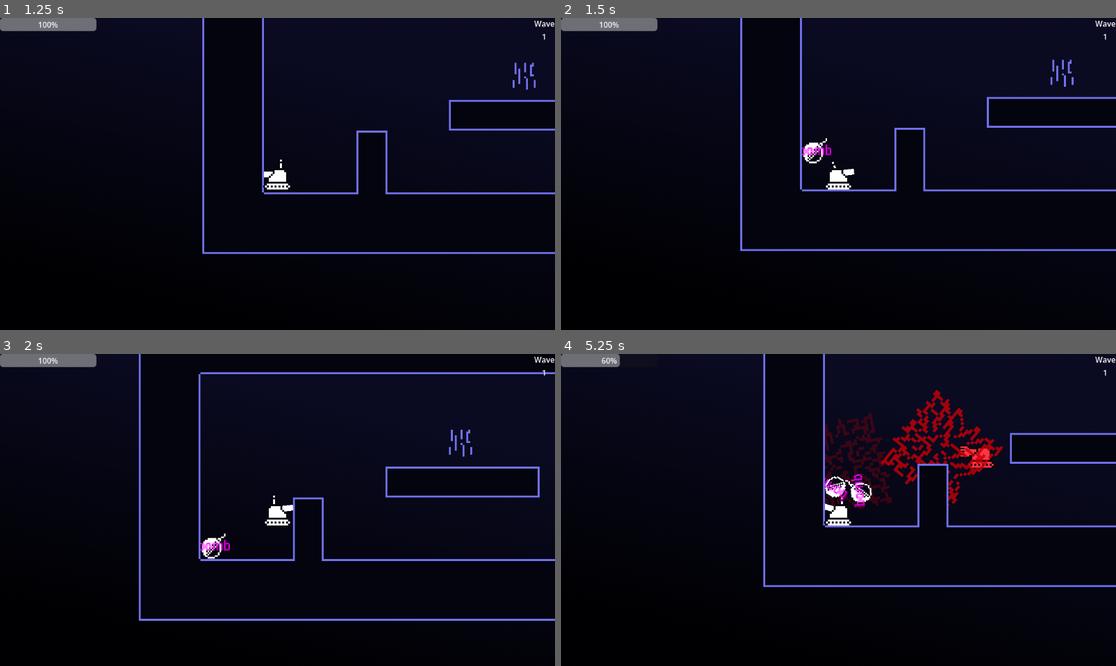
Above: before the commit, frames 1-4 (two rows, left to right).
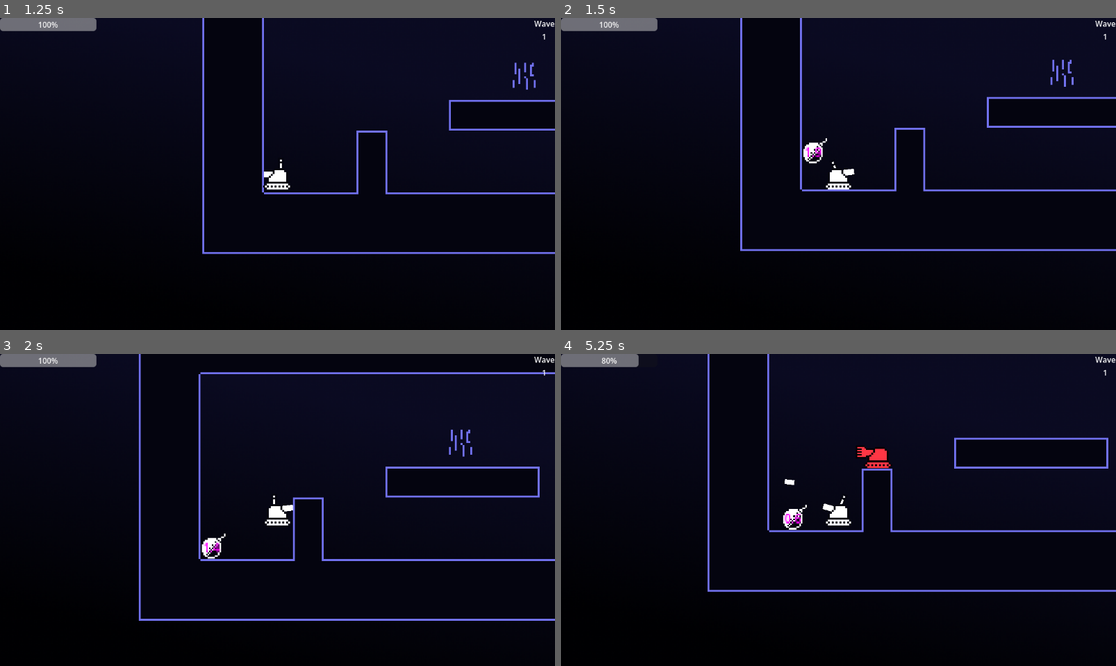
Above: after the commit, the same moments.

Repository: mrSerious195/arenagame
Game: Godot game, scene res://main.tscn
Two runs of this game, one before a commit and one after it. Both use one fixed random seed, a clock stepped at 60 frames per second and the inputs below.
Inputs (mouse positions are in pixels of both pictures, inside the frame that each line leads up to):
- Up to frame 1 (1.25 s): click "start game" at 0.5 s
- Up to frame 2 (1.5 s): move the mouse to (960, 158) at 1.27 s; hold D (right) from 1.28 s (still down); tap E (drop_bomb) at 1.35 s
- Up to frame 3 (2 s): keep holding D (right); tap W (up) at 1.52 s; click (399, 494) at 1.55 s
- Up to frame 4 (5.25 s): move the mouse to (727, 525) at 2.02 s; click (727, 525) at 2.1 s; tap W (up) at 2.27, 3.77, 4.52 s; tap E (drop_bomb) at 2.3, 2.85, 3.8, 4.35 s; move the mouse to (894, 441) at 2.77 s; release D (right) at 2.78 s; hold A (left) 2.78-3.53 s; click (894, 441) at 3.05 s; move the mouse to (810, 572) at 3.52 s; hold D (right) 3.53-5.03 s; click (810, 572) at 3.6 s; move the mouse to (1005, 556) at 4.27 s; click (1005, 556) at 4.55 s; move the mouse to (672, 463) at 5.02 s; hold A (left) from 5.03 s (still down); click (672, 463) at 5.1 s

Frame 1 is identical in both runs. In frame 2, 0.1% of the frame differs, in the area x 43-49%, y 40-45%; in frame 3, 0.1%; in frame 4, 8.0%, in the area x 7-100%, y 0-77%.

Commit message:
added cooldown

Diff:
--- a/scenes/ActionObjects/bomb.gd
+++ b/scenes/ActionObjects/bomb.gd
@@ -12,12 +12,14 @@
 	explosionsize=$Explosion.scale
 	$Explosion.scale=Vector2.ZERO
 	$Explosion.visible=false
-	get_tree().create_timer(fuse).timeout.connect(explode)
+	$Timer.start(fuse)
+	$Timer.timeout.connect(explode)
 
 
 # Called every frame. 'delta' is the elapsed time sincewa the previous frame.
 func _process(delta: float) -> void:
-	pass
+	$Bomb/Node2D/Label.text=str($Timer.time_left).pad_decimals(1)
+	$Bomb/Node2D.rotation=-rotation
 
 func explode()->void:
 	$Explosion.visible=true
--- a/scenes/ActionObjects/bomb.tscn
+++ b/scenes/ActionObjects/bomb.tscn
@@ -23,16 +23,27 @@
 scale = Vector2(3.0625, 3.25)
 texture = ExtResource("1_j12o6")
 
-[node name="Label" type="Label" parent="Bomb" unique_id=1373925066]
+[node name="Node2D" type="Node2D" parent="Bomb" unique_id=1442877927]
+scale = Vector2(1.0000001, 1)
+
+[node name="Label" type="Label" parent="Bomb/Node2D" unique_id=1373925066]
 modulate = Color(1, 0, 1, 1)
-offset_left = -11.5
-offset_top = -6.0
-offset_right = 11.5
-offset_bottom = 6.0
+anchors_preset = 8
+anchor_left = 0.5
+anchor_top = 0.5
+anchor_right = 0.5
+anchor_bottom = 0.5
+offset_left = -7.0204067
+offset_top = -4.6153846
+offset_right = 4.9795933
+offset_bottom = 7.3846154
+grow_horizontal = 2
+grow_vertical = 2
 theme_override_font_sizes/font_size = 8
-text = "bomb"
+text = "2.0"
 
 [node name="Explosion" type="Sprite2D" parent="." unique_id=818568803]
+visible = false
 position = Vector2(-11.000002, 8)
 scale = Vector2(6, 5.925)
 texture = ExtResource("3_g7thr")
@@ -48,5 +59,8 @@
 shape = SubResource("CircleShape2D_g7thr")
 
 [node name="CollisionShape2D" type="CollisionShape2D" parent="." unique_id=1417647240]
+visible = false
 position = Vector2(-12, 11)
 shape = SubResource("CircleShape2D_4fdc2")
+
+[node name="Timer" type="Timer" parent="." unique_id=1574010074]
--- a/scenes/bombdrop_on_command.gd
+++ b/scenes/bombdrop_on_command.gd
@@ -1,5 +1,7 @@
 extends Node2D
 
+@export
+var cooldown:float
 @export
 var bombScene:PackedScene
 
@@ -10,7 +12,8 @@
 
 # Called every frame. 'delta' is the elapsed time since the previous frame.
 func _process(delta: float) -> void:
-	if Input.is_action_just_pressed("drop_bomb"):
+	if Input.is_action_just_pressed("drop_bomb") and $Timer.time_left<=0:
+		$Timer.start(cooldown)
 		var bomb = bombScene.instantiate()
 		bomb.global_position=global_position
 		get_tree().root.add_child(bomb)
--- a/scenes/player.tscn
+++ b/scenes/player.tscn
@@ -26,6 +26,7 @@
 position = Vector2(0, -2.5)
 scale = Vector2(0.25, 0.25)
 script = ExtResource("4_dqkch")
+cooldown = 0.2
 BulletScene = ExtResource("2_dqkch")
 
 [node name="TankBarrel" type="MeshInstance2D" parent="Tonk/TankBarrel" unique_id=795843903]
@@ -33,6 +34,9 @@
 position = Vector2(16, -1)
 scale = Vector2(1.03125, 1)
 mesh = SubResource("QuadMesh_qlg0r")
+
+[node name="Timer" type="Timer" parent="Tonk/TankBarrel" unique_id=2051095420]
+one_shot = true
 
 [node name="CollisionPolygon2D" type="CollisionPolygon2D" parent="." unique_id=1217438012]
 position = Vector2(4, 2)
@@ -52,4 +56,8 @@
 
 [node name="bombdropOnCommand" type="Node2D" parent="." unique_id=2007521917]
 script = ExtResource("7_fjrip")
+cooldown = 1.5
 bombScene = ExtResource("8_smehm")
+
+[node name="Timer" type="Timer" parent="bombdropOnCommand" unique_id=1747352417]
+one_shot = true
--- a/scenes/tank_barrel.gd
+++ b/scenes/tank_barrel.gd
@@ -2,7 +2,8 @@
 @export
 var minrotation:float = -3*PI/8
 var maxrotation:float = PI/8
-
+@export
+var cooldown:float
 @export
 var BulletScene:PackedScene
 
@@ -34,8 +35,8 @@
 	return rot
 
 func _handle_shooting()-> void:
-	if(Input.is_action_just_pressed("fireGun")):
-		print("fire")
+	if(Input.is_action_just_pressed("fireGun") and $Timer.time_left<=0):
+		$Timer.start(cooldown)
 		var bullet:Bullet = BulletScene.instantiate()
 		bullet.currentTarget=bullet.Target.ENEMY
 		bullet.bulletDirection=Vector2(1,tan(rotation)).normalized()
